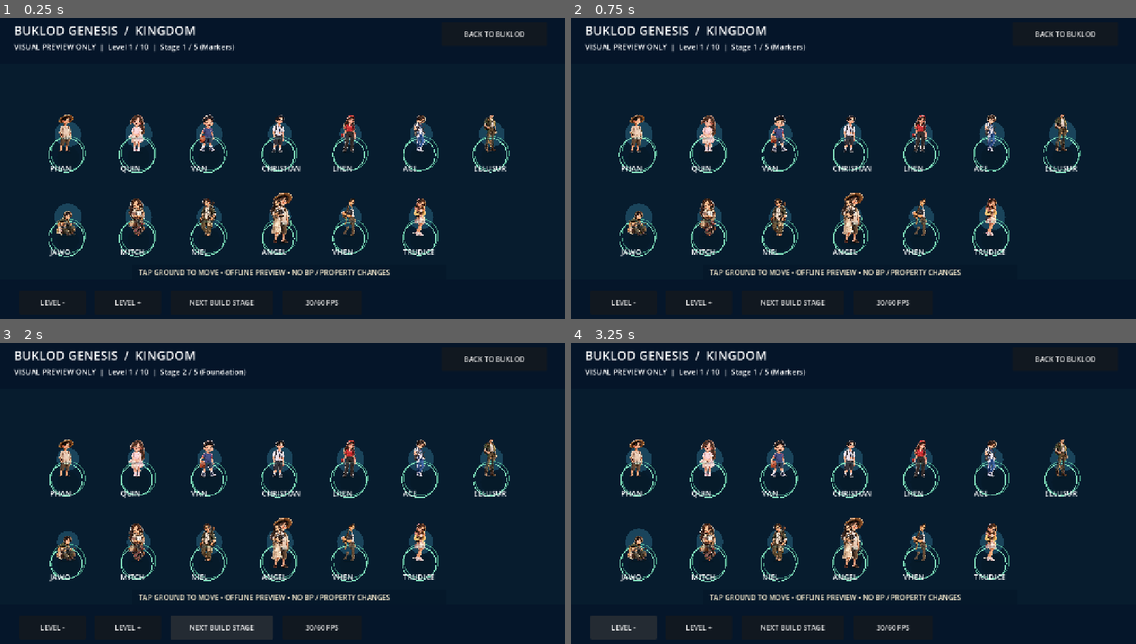
Above: before the commit, frames 1-4 (two rows, left to right).
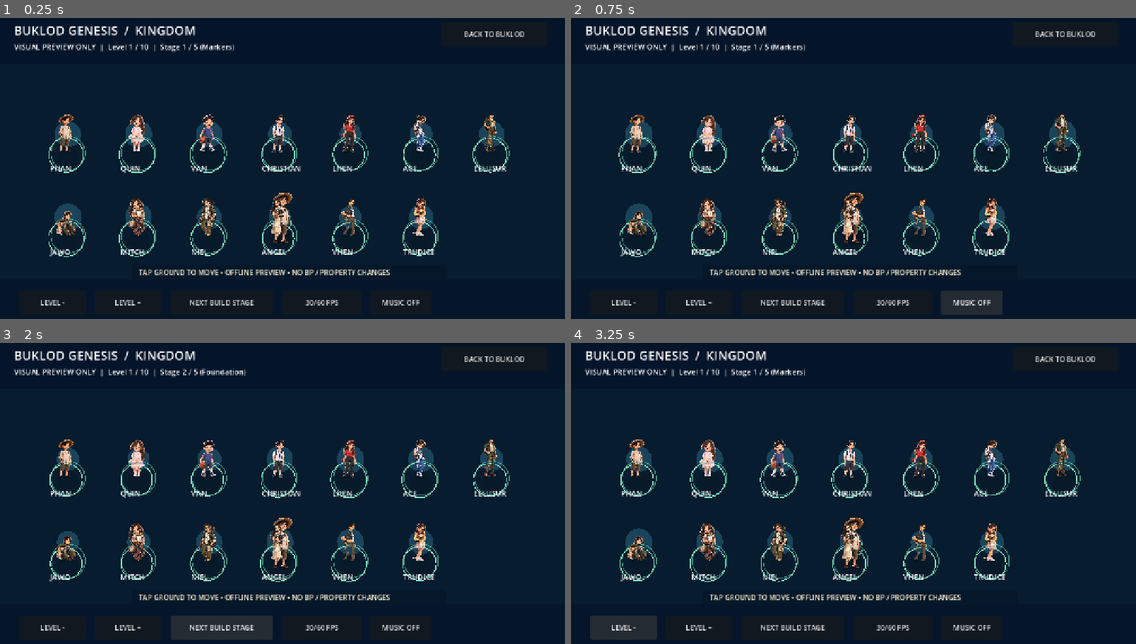
Above: after the commit, the same moments.

Repository: faust-0612/BUKLOD-Rork
Game: Godot game, scene res://scenes/WorldPreview.tscn
The game is run twice, just before and just after one commit, with the same random seed, the same clock (stepped at 60 frames per second) and the same inputs. This scene is started directly instead of the project's main scene.
Inputs (mouse positions are in pixels of both pictures, inside the frame that each line leads up to):
- Up to frame 1 (0.25 s): no input
- Up to frame 2 (0.75 s): click (972, 303) at 0.5 s, where only the run after the commit has a clickable "MUSIC OFF"
- Up to frame 3 (2 s): click "NEXT BUILD STAGE" at 1.25 s
- Up to frame 4 (3.25 s): click "NEXT BUILD STAGE" at 2 s; click "LEVEL -" at 2.75 s

The runs differ from the first frame. In frame 1, 0.1% of the frame differs, in the area x 67-75%, y 93-96%; in frame 2, 0.9%, in the area x 65-77%, y 90-99%; in frame 3, 0.1%; in frame 4, 0.1%.

Commit message:
dev(genesis206): opt-in original BUKLOD world ambience and deduplicated House audio

Diff:
--- a/godot/empire-arena/scripts/world_explore_controller.gd
+++ b/godot/empire-arena/scripts/world_explore_controller.gd
@@ -145,7 +145,7 @@
         local_visits += 1
         get_parent().advance_preview_stage()
         interaction_label = "HOUSE BUILD STAGE PREVIEW COMPLETE"
-        get_parent().world_interaction("build_complete", interaction_label)
+        get_parent().world_interaction("", interaction_label)
     elif pending_community:
         pending_community = false
         local_visits += 1
--- a/godot/empire-arena/scripts/world_preview.gd
+++ b/godot/empire-arena/scripts/world_preview.gd
@@ -21,6 +21,9 @@
 var image_texture: Texture2D
 var collection_cache: Dictionary = {}
 var music_enabled: bool = true
+var ambient_enabled: bool = false
+var ambient_player: AudioStreamPlayer
+var ambient_button: Button
 var max_quality: bool = false
 var audio: AudioStreamPlayer
 var hud_status: Label
@@ -113,7 +116,38 @@
 	audio = AudioStreamPlayer.new()
 	audio.volume_db = -10.0
 	add_child(audio)
-	_refresh_status()
+	ambient_player = AudioStreamPlayer.new()
+	ambient_player.volume_db = -24.0
+	add_child(ambient_player)
+	ambient_button = Button.new()
+	ambient_button.text = "MUSIC OFF"
+	ambient_button.position = Vector2(838, 630)
+	ambient_button.custom_minimum_size = Vector2(140, 54)
+	ambient_button.pressed.connect(_toggle_ambience)
+	layer.add_child(ambient_button)
+	_refresh_status()
+
+## Manual ambient control; never autoplay in a second Android game process.
+func _toggle_ambience() -> void:
+	if ambient_player == null:
+		return
+	ambient_enabled = not ambient_enabled
+	if not ambient_enabled:
+		ambient_player.stop()
+	else:
+		var track_name: String = "kingdom_ambience" if world_id == "kingdom" else "house_ambience"
+		var bytes: PackedByteArray = FileAccess.get_file_as_bytes("res://world-audio/" + track_name + ".wav")
+		if bytes.is_empty():
+			ambient_enabled = false
+		else:
+			var track: AudioStreamWAV = AudioStreamWAV.load_from_buffer(bytes)
+			if track == null:
+				ambient_enabled = false
+			else:
+				track.loop_mode = AudioStreamWAV.LOOP_FORWARD
+				ambient_player.stream = track
+				ambient_player.play()
+	ambient_button.text = "MUSIC ON" if ambient_enabled else "MUSIC OFF"
 
 func _toggle_quality() -> void:
 	max_quality = not max_quality
